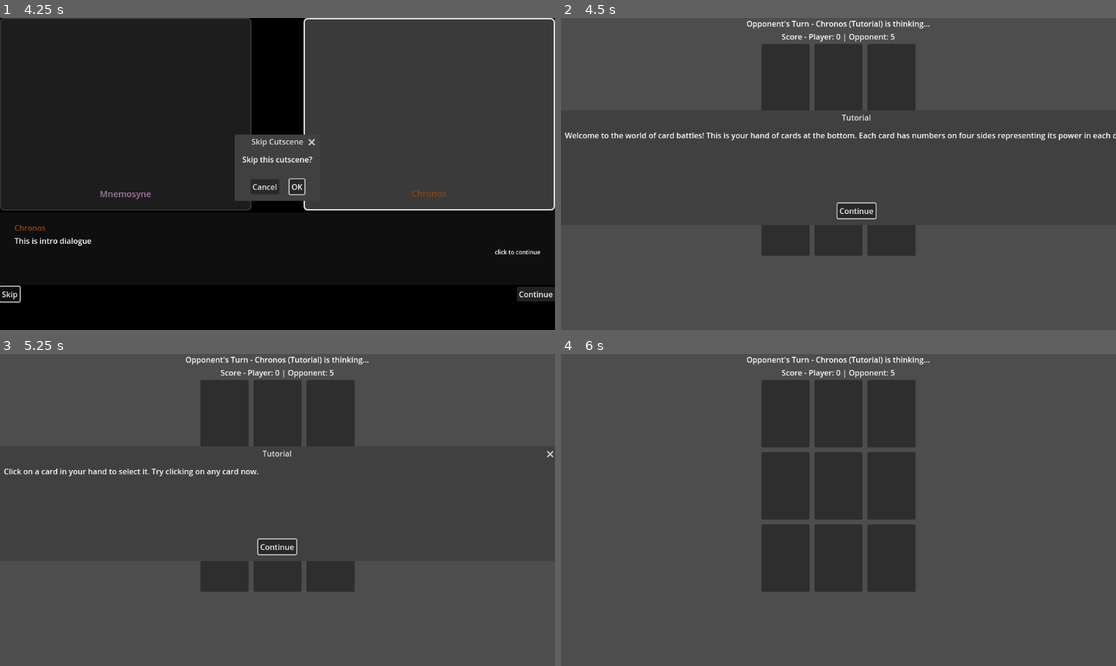
Above: before the commit, frames 1-4 (two rows, left to right).
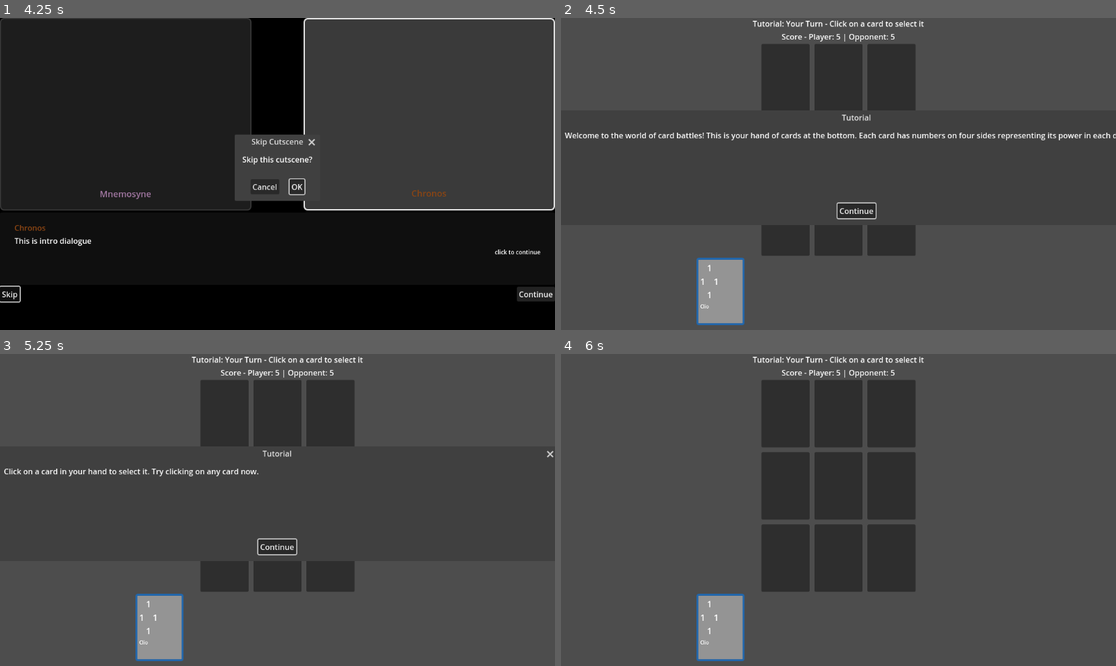
Above: after the commit, the same moments.

Repository: leslieharding/Mnemosyne
Game: Godot game, scene res://Scenes/MainMenu.tscn
Same seed, same stepped clock (60 frames per second), same inputs: the game is played once before the commit and once after it.
Inputs:
- Up to frame 1 (4.25 s): click "New Game" at 0.5 s; click "Skip" at 1.25 s; click "Skip" at 2 s; click "Continue" at 2.75 s; click "Continue" at 3.5 s
- Up to frame 2 (4.5 s): click "OK" at 4.25 s
- Up to frame 3 (5.25 s): click "Continue" at 5 s
- Up to frame 4 (6 s): click "Continue" at 5.75 s

Frame 1 is identical in both runs. In frame 2, 2.2% of the frame differs, in the area x 24-67%, y 0-99%; in frame 3, 2.2%; in frame 4, 2.2%.
Error after the commit: Invalid access to property or key 'button_down' on a base object of type 'Panel'. (res://Scripts/card_battle_manager.gd:1576)

Commit message:
ongoing tutorial implementation efforts

Diff:
--- a/Scripts/card_battle_manager.gd
+++ b/Scripts/card_battle_manager.gd
@@ -446,11 +446,20 @@
 func start_game():
 	if is_tutorial_mode:
 		game_status_label.text = "Tutorial: Learning the Basics"
-		# In tutorial, player always goes first - set this BEFORE calling _on_game_started
-		turn_manager.current_player = TurnManager.Player.HUMAN
-		print("Tutorial started - player goes first")
-		_on_game_started()
-		show_tutorial_step(0)  # Start tutorial
+		# CRITICAL: Properly initialize turn manager for tutorial
+		turn_manager.is_game_active = true  # Make sure game is active
+		turn_manager.current_player = TurnManager.Player.HUMAN  # Set to human player
+		print("Tutorial started - turn manager set: active=", turn_manager.is_game_active, " current_player=", turn_manager.current_player)
+		print("Tutorial - is_player_turn check: ", turn_manager.is_player_turn())
+
+		# Debug the turn manager state
+		turn_manager.debug_state()
+
+		# Update status immediately to show it's player's turn
+		update_game_status()
+
+		# Start tutorial flow
+		show_tutorial_step(0)
 	else:
 		game_status_label.text = "Flipping coin to determine who goes first..."
 		disable_player_input()
@@ -479,19 +488,31 @@
 	tutorial_modal.dialog_text = message
 	tutorial_modal.popup_centered()
 
-	if step <= 1:
-		# Pause input until they acknowledge the tutorial
-		disable_player_input()
-		tutorial_modal.confirmed.connect(_on_tutorial_continue.bind(step), CONNECT_ONE_SHOT)
+	# Handle input enabling logic - ONLY disable for step 0 and 1
+	match step:
+		0:
+			# Step 0: Disable input while showing the welcome message
+			disable_player_input()
+			tutorial_modal.confirmed.connect(_on_tutorial_continue.bind(step), CONNECT_ONE_SHOT)
+		1:
+			# Step 1: Disable input while showing the "click a card" message, but enable after they close it
+			disable_player_input()
+			tutorial_modal.confirmed.connect(_on_tutorial_continue.bind(step), CONNECT_ONE_SHOT)
+		_:
+			# For steps 2+, don't disable input - just show the message and let them continue playing
+			pass
 
 func _on_tutorial_continue(step: int):
 	match step:
 		0:
 			enable_player_input()
+			print("Tutorial: Player input enabled after step 0")
 			show_tutorial_step(1)
 		1:
-			# They need to select a card before we continue
-			pass
+			enable_player_input()
+			print("Tutorial: Player input enabled after step 1 - cards should now be clickable")
+			# Don't show step 2 yet - wait for them to actually select a card
+			# When they select a card, _on_card_gui_input will call show_tutorial_step(2)
 		_:
 			pass
 
@@ -523,8 +544,8 @@
 
 	# Special handling for tutorial mode
 	if is_tutorial_mode:
-		print("Tutorial mode: Enabling player input immediately")
-		enable_player_input()
+		print("Tutorial mode: Game started, waiting for tutorial flow")
+		# Don't enable input here - let tutorial flow handle it
 		return
 
 	# Normal game mode: If it's opponent's turn, let them play
@@ -621,7 +642,22 @@
 func update_game_status():
 	var scores = get_current_scores()
 
-	if turn_manager.is_player_turn():
+	# Debug output for tutorial
+	if is_tutorial_mode:
+		print("UPDATE_GAME_STATUS - Tutorial mode:")
+		print("  is_game_active: ", turn_manager.is_game_active)
+		print("  current_player: ", turn_manager.current_player)
+		print("  is_player_turn(): ", turn_manager.is_player_turn())
+		print("  tutorial_step: ", tutorial_step)
+
+	if is_tutorial_mode:
+		# Special tutorial status messages
+		if turn_manager.is_player_turn():
+			game_status_label.text = "Tutorial: Your Turn - " + get_tutorial_status_message()
+		else:
+			game_status_label.text = "Tutorial: Chronos is thinking..."
+			print("ERROR: Tutorial thinks it's opponent's turn!")
+	elif turn_manager.is_player_turn():
 		game_status_label.text = "Your Turn - Select a card and place it"
 	else:
 		var opponent_info = opponent_manager.get_opponent_info()
@@ -630,13 +666,23 @@
 	# Update to show scores instead of card counts
 	deck_name_label.text = "Score - Player: " + str(scores.player) + " | Opponent: " + str(scores.opponent)
 
-# Enable player input controls
+func get_tutorial_status_message() -> String:
+	match tutorial_step:
+		0, 1:
+			return "Click on a card to select it"
+		2:
+			return "Click on the grid to place your selected card"
+		_:
+			return "Continue playing cards"
+
+
 func enable_player_input():
 	set_process_input(true)
-
-# Disable player input controls
+	print("Tutorial: Player input ENABLED")
+
 func disable_player_input():
 	set_process_input(false)
+	print("Tutorial: Player input DISABLED")
 
 	# Clear any current selection
 	if current_grid_index != -1:
@@ -1351,7 +1397,8 @@
 
 	if is_tutorial_mode:
 		# Tutorial mode - use tutorial god
-		collection_path = "res://Resources/Collections/" + tutorial_god + ".tres"
+		collection_path = "res://Resources/Collections/" + tutorial_god.to_lower() + ".tres"
+		print("Loading tutorial collection from: ", collection_path)
 		collection = load(collection_path)
 		if collection:
 			print(tutorial_god, " collection loaded successfully")
@@ -1367,12 +1414,14 @@
 				print("Using deck definition: ", deck_def.deck_name)
 				print("Card indices: ", deck_card_indices)
 			else:
-				# Fallback: use all available cards
-				player_deck = collection.cards.duplicate()
+				# Fallback: use first 5 cards if no deck definitions
+				player_deck = []
 				deck_card_indices = []
-				for i in range(player_deck.size()):
+				var cards_to_use = min(5, collection.cards.size())
+				for i in range(cards_to_use):
+					player_deck.append(collection.cards[i])
 					deck_card_indices.append(i)
-				print("No deck definitions found, using all cards")
+				print("No deck definitions found, using first ", cards_to_use, " cards")
 
 			print("Final player deck size: ", player_deck.size())
 
@@ -1387,6 +1436,19 @@
 			return
 		else:
 			print("ERROR: Failed to load ", tutorial_god, " collection from ", collection_path)
+			# Fallback to a working collection
+			print("Trying fallback to Apollo collection...")
+			collection_path = "res://Resources/Collections/Apollo.tres"
+			collection = load(collection_path)
+			if collection:
+				player_deck = collection.get_deck(0)
+				deck_card_indices = collection.decks[0].card_indices.duplicate()
+				print("Fallback successful - using Apollo deck")
+				display_player_hand()
+				return
+			else:
+				print("CRITICAL ERROR: Even Apollo fallback failed!")
+				return
 	else:
 		# Normal mode - load the specified god collection
 		collection_path = "res://Resources/Collections/" + current_god + ".tres"
@@ -1400,11 +1462,7 @@
 		deck_card_indices = deck_def.card_indices.duplicate()
 		player_deck = collection.get_deck(deck_index)
 
-		if is_tutorial_mode:
-			print("Loaded tutorial deck for ", current_god, " with ", player_deck.size(), " cards")
-		else:
-			setup_experience_panel()
-
+		setup_experience_panel()
 		display_player_hand()
 	else:
 		push_error("Failed to load collection: " + collection_path)
@@ -1482,27 +1540,134 @@
 		var card_display = preload("res://Scenes/CardDisplay.tscn").instantiate()
 		cards_container.add_child(card_display)
 
+		# Wait one frame to ensure the card display is fully ready
+		await get_tree().process_frame
+
 		# Position the card explicitly with the new spacing
 		card_display.position.x = start_x + i * total_spacing
 
 		# Setup the card with its data
 		card_display.setup(card)
 
-		# Connect to detect clicks on the card (only when it's player's turn)
-		card_display.panel.gui_input.connect(_on_card_gui_input.bind(card_display, i))
-
-		# Connect hover signals for info panel
+		# ALWAYS connect hover signals for info panel (regardless of tutorial mode)
 		card_display.card_hovered.connect(_on_card_hovered)
 		card_display.card_unhovered.connect(_on_card_unhovered)
+		print("Tutorial: Connected hover signals for card ", i, ": ", card.card_name)
+
+		# DEBUG: Check if panel exists and is ready
+		if not card_display.panel:
+			print("ERROR: Card display panel is null for card ", i)
+			continue
+
+		print("Card ", i, " panel mouse filter: ", card_display.panel.mouse_filter)
+		print("Card ", i, " panel size: ", card_display.panel.size)
+		print("Card ", i, " panel position: ", card_display.panel.position)
+
+		# Make sure the panel can receive input
+		card_display.panel.mouse_filter = Control.MOUSE_FILTER_PASS
+
+		# Connect to detect clicks on the card - try multiple approaches
+
+		# Approach 1: Connect to panel gui_input (original method)
+		card_display.panel.gui_input.connect(_on_card_gui_input.bind(card_display, i))
+		print("Tutorial: Connected panel gui_input for card ", i)
+
+		# Approach 2: Also connect to mouse button signals directly
+		card_display.panel.button_down.connect(_on_card_button_down.bind(card_display, i))
+		print("Tutorial: Connected panel button_down for card ", i)
+
+		# Approach 3: Test if the CardDisplay itself has input handling
+		if card_display.has_signal("input_event"):
+			card_display.input_event.connect(_on_card_input_event.bind(card_display, i))
+			print("Tutorial: Connected CardDisplay input_event for card ", i)
+
+func _on_card_button_down(card_display, card_index):
+	print("=== CARD BUTTON DOWN ===")
+	print("Card index: ", card_index)
+	print("Card name: ", player_deck[card_index].card_name if card_index < player_deck.size() else "Invalid")
+
+	# Call the same logic as the gui_input handler
+	handle_card_selection(card_display, card_index)
+
+func _on_card_input_event(viewport, event, shape_idx, card_display, card_index):
+	print("=== CARD INPUT EVENT ===")
+	print("Event: ", event)
+	print("Card index: ", card_index)
+
+	if event is InputEventMouseButton and event.pressed and event.button_index == MOUSE_BUTTON_LEFT:
+		handle_card_selection(card_display, card_index)
+
+# Extract the card selection logic into a separate function
+
+func handle_card_selection(card_display, card_index):
+	print("=== HANDLING CARD SELECTION ===")
+	print("Card index: ", card_index)
+	print("Tutorial mode: ", is_tutorial_mode)
+	print("Is player turn: ", turn_manager.is_player_turn())
+	print("Tutorial step: ", tutorial_step)
+
+	# In tutorial mode, FORCE allow card selection regardless of turn state
+	if is_tutorial_mode:
+		print("Tutorial mode: Allowing card selection")
+	elif not turn_manager.is_player_turn():
+		print("Not tutorial and not player turn - blocking selection")
+		return
+
+	# Validate that we have a valid card index
+	if card_index >= player_deck.size():
+		print("Invalid card index: ", card_index)
+		return
+
+	# Deselect previous card if any
+	var cards_container = hand_container.get_node_or_null("CardsContainer")
+	if cards_container:
+		for child in cards_container.get_children():
+			if child is CardDisplay and child.is_selected:
+				child.deselect()
+
+	# Select this card
+	card_display.select()
+	selected_card_index = card_index
+	print("Successfully selected card: ", player_deck[card_index].card_name)
+
+	# Tutorial advancement - they selected a card
+	if is_tutorial_mode and tutorial_step == 1:
+		print("Tutorial: Player selected card during step 1, advancing to step 2")
+		show_tutorial_step(2)
+
+	# Initialize grid selection if not already set
+	if current_grid_index == -1:
+		# Find the first unoccupied grid slot
+		for i in range(grid_slots.size()):
+			if not grid_occupied[i]:
+				current_grid_index = i
+				grid_slots[i].add_theme_stylebox_override("panel", selected_grid_style)
+				print("Auto-selected grid slot ", i)
+				break
 
 # Handle card input events
 func _on_card_gui_input(event, card_display, card_index):
-	# Only allow card selection during player's turn
-	if not turn_manager.is_player_turn():
+	print("=== CARD INPUT RECEIVED ===")
+	print("Event: ", event)
+	print("Card index: ", card_index)
+	print("Input processing enabled: ", is_processing_input())
+	print("Tutorial mode: ", is_tutorial_mode)
+	print("Turn manager active: ", turn_manager.is_game_active)
+	print("Is player turn: ", turn_manager.is_player_turn())
+	print("Tutorial step: ", tutorial_step)
+
+	# In tutorial mode, FORCE allow card selection regardless of turn state
+	if is_tutorial_mode:
+		print("Tutorial mode: Allowing card input")
+	elif not turn_manager.is_player_turn():
+		print("Not tutorial and not player turn - blocking input")
 		return
 
 	if event is InputEventMouseButton:
+		print("Mouse button event - button:", event.button_index, " pressed:", event.pressed)
 		if event.button_index == MOUSE_BUTTON_LEFT and event.pressed:
+			print("Left click confirmed on card ", card_index)
+
 			# Validate that we have a valid card index
 			if card_index >= player_deck.size():
 				print("Invalid card index: ", card_index)
@@ -1518,10 +1683,11 @@
 			# Select this card
 			card_display.select()
 			selected_card_index = card_index
-			print("Selected card: ", player_deck[card_index].card_name)
+			print("Successfully selected card: ", player_deck[card_index].card_name)
 
 			# Tutorial advancement - they selected a card
 			if is_tutorial_mode and tutorial_step == 1:
+				print("Tutorial: Player selected card during step 1, advancing to step 2")
 				show_tutorial_step(2)
 
 			# Initialize grid selection if not already set
@@ -1531,7 +1697,10 @@
 					if not grid_occupied[i]:
 						current_grid_index = i
 						grid_slots[i].add_theme_stylebox_override("panel", selected_grid_style)
+						print("Auto-selected grid slot ", i)
 						break
+	else:
+		print("Non-mouse event received: ", event.get_class())
 
 # Grid hover handlers (only during player's turn)
 func _on_grid_mouse_entered(grid_index):
--- a/Scripts/cutscene_manager.gd
+++ b/Scripts/cutscene_manager.gd
@@ -119,7 +119,8 @@
 		# Set up tutorial battle parameters
 		get_tree().set_meta("scene_params", {
 			"is_tutorial": true,
-			"god": "Mnemosyne",
+			"god": "Mnemosyne",  # This should be the player's god
+			"deck_index": 0,     # Add deck index for consistency
 			"opponent": "Chronos"
 		})
 		get_tree().change_scene_to_file("res://Scenes/CardBattle.tscn")
--- a/Scripts/turn_manager.gd
+++ b/Scripts/turn_manager.gd
@@ -21,6 +21,17 @@
 func start_game():
 	is_game_active = false
 	perform_coin_flip()
+
+func debug_state():
+	print("=== TURN MANAGER DEBUG ===")
+	print("is_game_active: ", is_game_active)
+	print("current_player: ", current_player)
+	print("Player.HUMAN: ", Player.HUMAN)
+	print("Player.OPPONENT: ", Player.OPPONENT)
+	print("is_player_turn(): ", is_player_turn())
+	print("is_opponent_turn(): ", is_opponent_turn())
+	print("==========================")
+
 
 # Simulate coin flip to determine who goes first
 func perform_coin_flip():
@@ -62,7 +73,10 @@
 
 # Check if it's the player's turn
 func is_player_turn() -> bool:
-	return is_game_active and current_player == Player.HUMAN
+	var result = is_game_active and current_player == Player.HUMAN
+	if not result:
+		print("is_player_turn() = false because: is_game_active=", is_game_active, " current_player=", current_player, " Player.HUMAN=", Player.HUMAN)
+	return result
 
 # Check if it's the opponent's turn
 func is_opponent_turn() -> bool:
